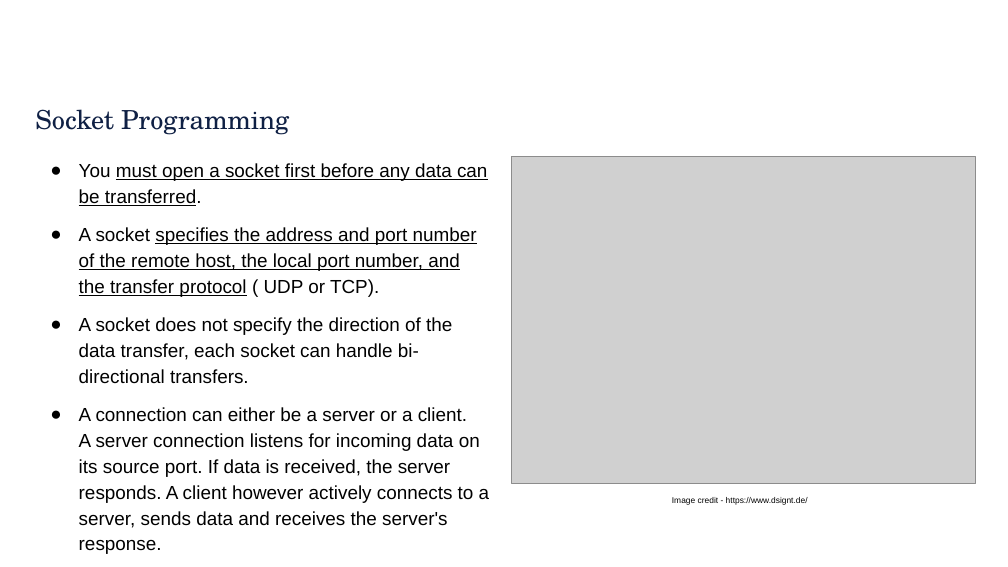
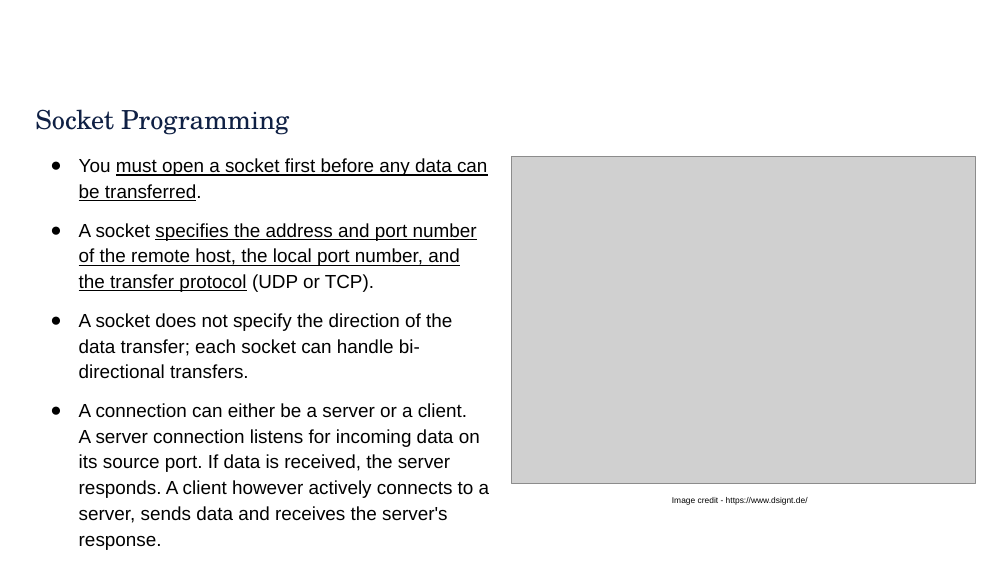
Before and after one commit to rbjohns8/CSC362-Spring-2026, a slide deck: slide 8 of Lecture Slides/22 - Networking - Socket Programming.pptx. Drawn at 1008x567 pixels with LibreOffice and Linux fonts; fonts in the diff are those of the drawing; grey boxes stand for pictures; background and template pictures are left out. Boxes give left, top, right and bottom in pixels: in the first picture for what was removed or moved away, otherwise in the second. Text is boxed around its words. In the diff, an @@ line names an element or a change of style, - is before the commit and + after.

Commit message:
Updating Lecture 22

```diff
--- a/Lecture Slides/22 - Networking - Socket Programming.pptx
+++ b/Lecture Slides/22 - Networking - Socket Programming.pptx
@@ text at bbox=[79, 223, 477, 379]: text changed @@
-● A socket specifies the address and port number of the remote host, the local port number, and the transfer protocol ( UDP or TCP).
-● A socket does not specify the direction of the data transfer, each socket can handle bi-directional transfers.
+● A socket specifies the address and port number of the remote host, the local port number, and the transfer protocol (UDP or TCP).
+● A socket does not specify the direction of the data transfer; each socket can handle bi-directional transfers.
```
Also in this commit, not shown: 4 other slides changed.
